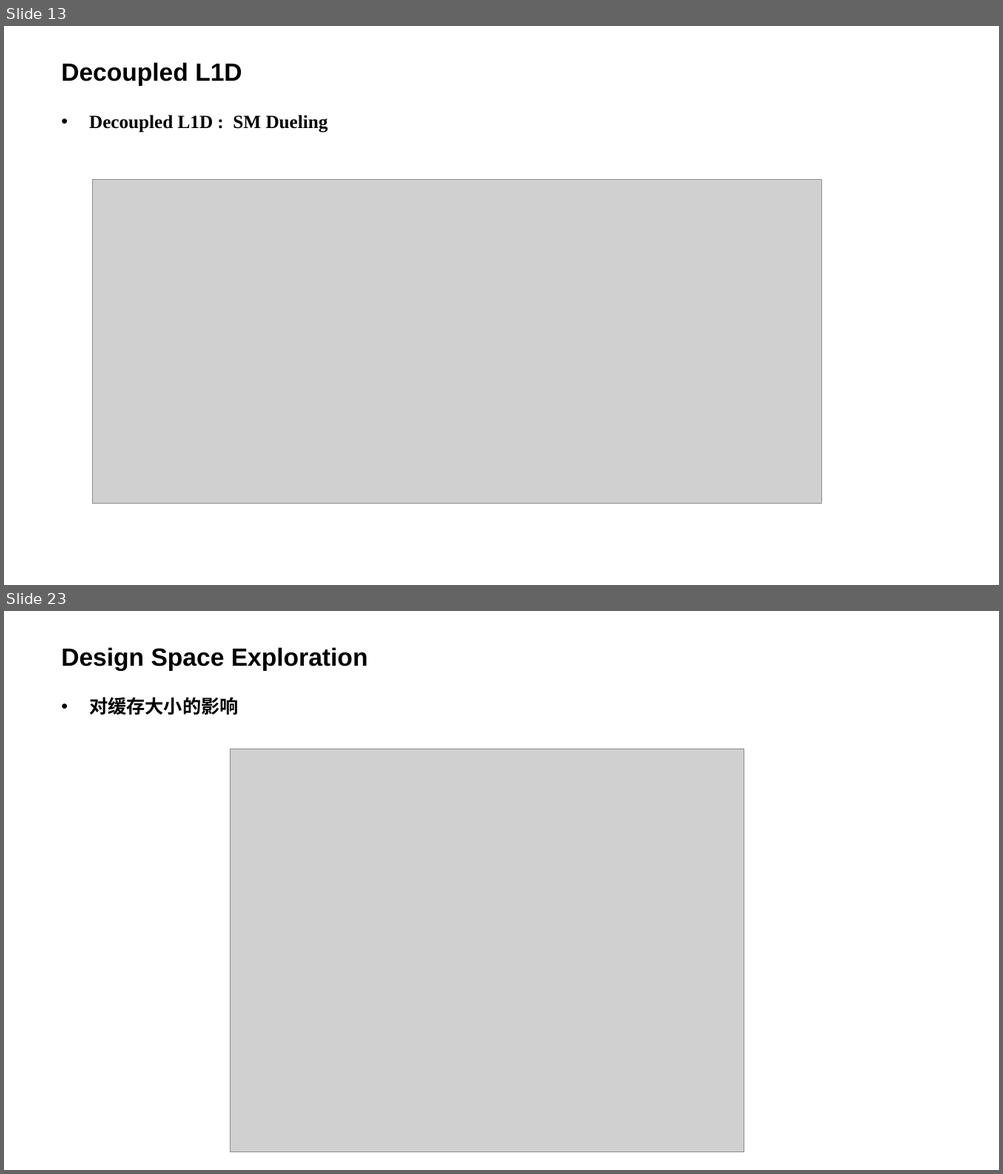
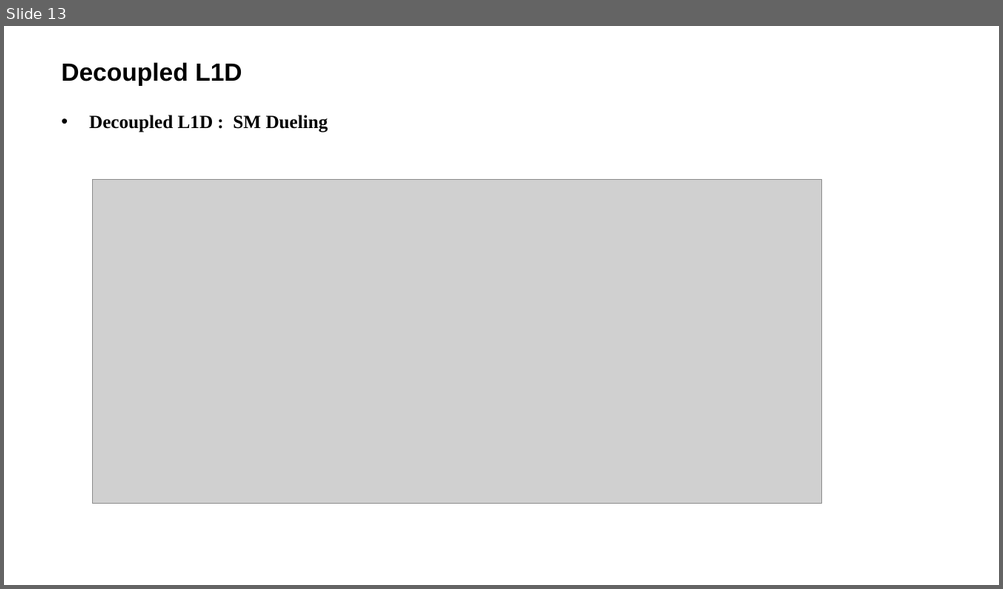
Before and after one commit to LitLeo/HPC-IP-Report, a slide deck: graduate_1_1/2015-11-17_Locality-Driven Dynamic GPU Cache Bypassing/Locality-Driven Dynamic GPU Cache Bypassing.pptx. Shown one above the other, each under a label of ours: slides 13 and 23 before the commit, slide 13 after it; the slides between them are not shown. The pictures are 1003x1174 and 1003x589 pixels, drawn with LibreOffice and Linux fonts; fonts in the diff are those of the drawing; grey boxes stand for pictures; background and template pictures are left out. Boxes give left, top, right and bottom in pixels: in the first picture for what was removed or moved away, otherwise in the second. Text is boxed around its words. In the diff, an @@ line names an element or a change of style, - is before the commit and + after.

```diff
--- a/graduate_1_1/2015-11-17_Locality-Driven Dynamic GPU Cache Bypassing/Locality-Driven Dynamic GPU Cache Bypassing.pptx
+++ b/graduate_1_1/2015-11-17_Locality-Driven Dynamic GPU Cache Bypassing/Locality-Driven Dynamic GPU Cache Bypassing.pptx
@@ slide 23 removed at [4, 611, 999, 1170], background picture (left out) @@
@@ title removed at [61, 647, 368, 671] @@
-Design Space Exploration
@@ text removed at [89, 697, 239, 715] @@
-• 对缓存大小的影响
@@ picture removed at [230, 749, 744, 1153] @@
```
Also in this commit, not shown: 15 slides changed, 3 slides added, 2 other slides removed.
